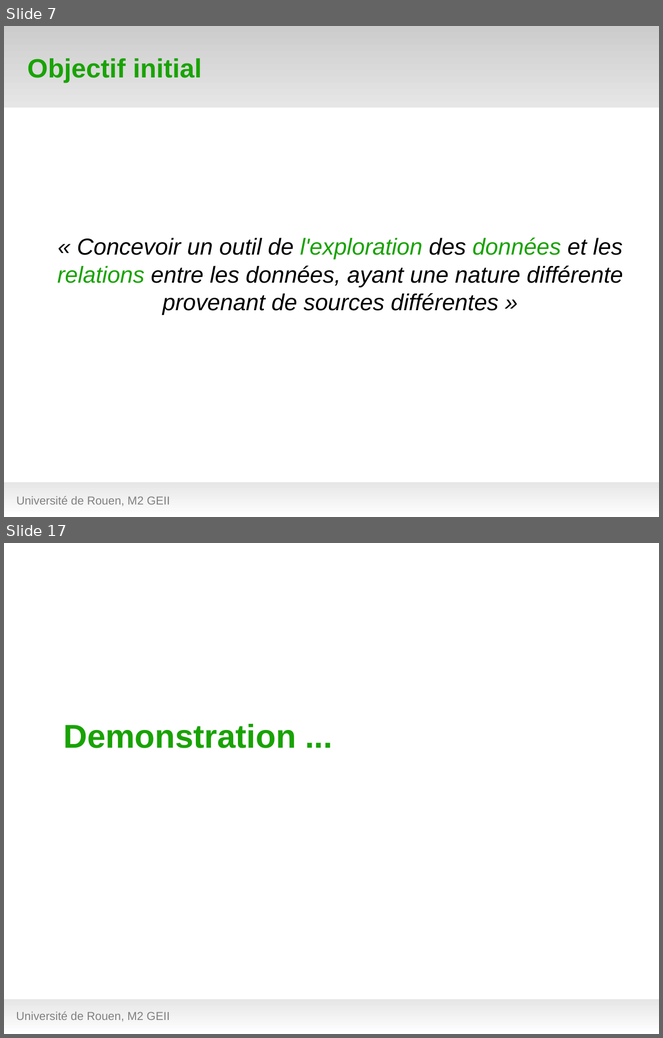
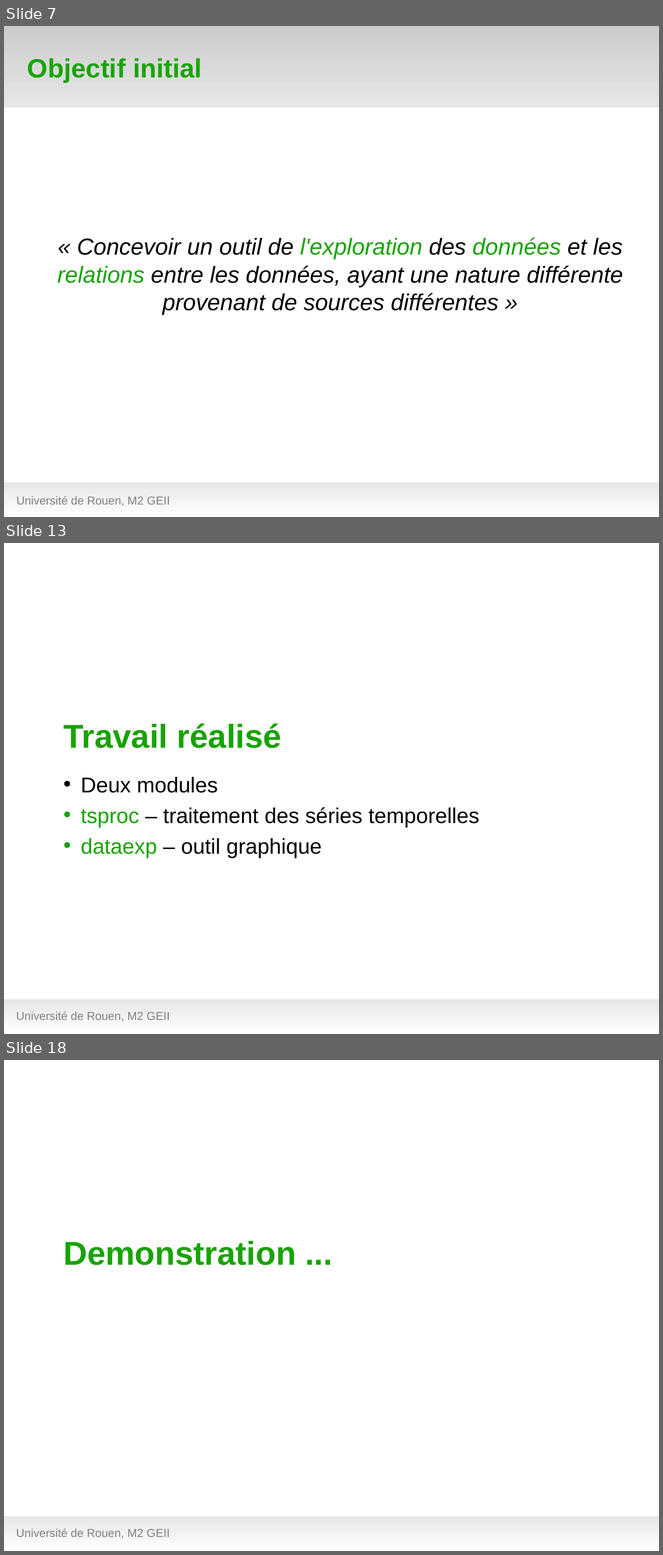
Before and after one commit to hanzenok/dataexp, a slide deck: presentation/test_green7.odp. Shown one above the other, each under a label of ours: slides 7 and 17 before the commit, slides 7, 13 and 18 after it; the slides between them are not shown. The pictures are 663x1038 and 663x1555 pixels, drawn with LibreOffice and Linux fonts; fonts in the diff are those of the drawing; background and template pictures are left out. Boxes give left, top, right and bottom in pixels: in the first picture for what was removed or moved away, otherwise in the second. Text is boxed around its words. In the diff, an @@ line names an element or a change of style, - is before the commit and + after.

```diff
--- a/presentation/test_green7.odp
+++ b/presentation/test_green7.odp
@@ slide 13 added at bbox=[4, 543, 659, 1034], background #FFFFFF; not listed: 1 template element that a slide beside it also shows @@
@@ title added at bbox=[63, 723, 282, 748], 40 pt, text #18A303, bold @@
+Travail réalisé
@@ text added at bbox=[81, 777, 479, 858], 26 pt, text #000000 @@
+• Deux modules
+• tsproc – traitement des séries temporelles
+• dataexp – outil graphique
@@ text added at bbox=[16, 1012, 170, 1022], 14 pt, text #808080 @@
+Université de Rouen, M2 GEII
@@ what was slide 17 is now slide 18 @@
```
Also in this commit, not shown: 9 slides changed, 2 other files.
